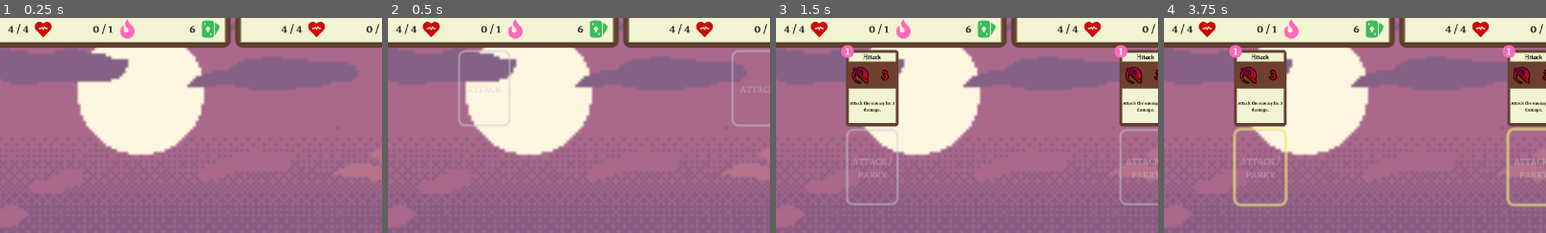
Above: before the commit, frames 1-4 (left to right).
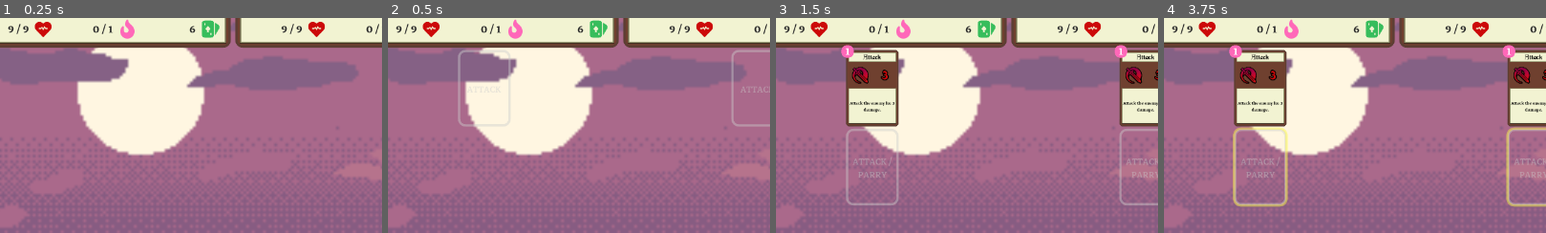
Above: after the commit, the same moments.

Repository: Maaack/Battle-Deck-Energy
Game: Godot game, scene res://Scenes/Main.tscn
Two runs of this game, one before a commit and one after it. Both use one fixed random seed, a clock stepped at 60 frames per second and the inputs below.
Inputs (mouse positions are % of the whole screen's width and height, from its top left):
- Up to frame 1 (0.25 s): no input
- Up to frame 2 (0.5 s): no input
- Up to frame 3 (1.5 s): drag from (50, 50) to (60, 28) at 0.52 s; drag from (30, 55) to (45, 70) at 1.27 s
- Up to frame 4 (3.75 s): move the mouse to (60, 28) at 2.02 s; click (60, 28) at 2.17 s; click "End Turn" at 2.75 s; drag from (45, 70) to (20, 35) at 3.52 s
The pictures show only the part of the screen within x 31-81%, y 6-56%; the shares and areas given below are measured in that part.

The runs differ from the first frame. In frame 1, 0.2% of the frame differs, in the area x 2-80%, y 3-8%; in frame 2, 0.2%; in frame 3, 0.2%; in frame 4, 0.2%.

Commit message:
BATL-02: Scales opponent health up, but down overall.

Diff:
--- a/Resources/Characters/Opponents/EasyOpponentData.tres
+++ b/Resources/Characters/Opponents/EasyOpponentData.tres
@@ -6,7 +6,7 @@
 
 [resource]
 script = ExtResource( 1 )
-starting_max_health = 4
+starting_max_health = 9
 starting_max_energy = 1
 starting_hand_size = 3
 starting_deck = [ ExtResource( 3 ), ExtResource( 3 ), ExtResource( 3 ), ExtResource( 2 ), ExtResource( 2 ), ExtResource( 2 ) ]
--- a/Scenes/PlayerInterface/PlayerInterface.gd
+++ b/Scenes/PlayerInterface/PlayerInterface.gd
@@ -230,7 +230,6 @@
 
 func _openings_glow_off(card:CardData):
 	for battle_opening in get_player_card_openings(card):
-
 		battle_opening.glow_off()
 
 func get_nearest_battle_opening(card:CardData):
